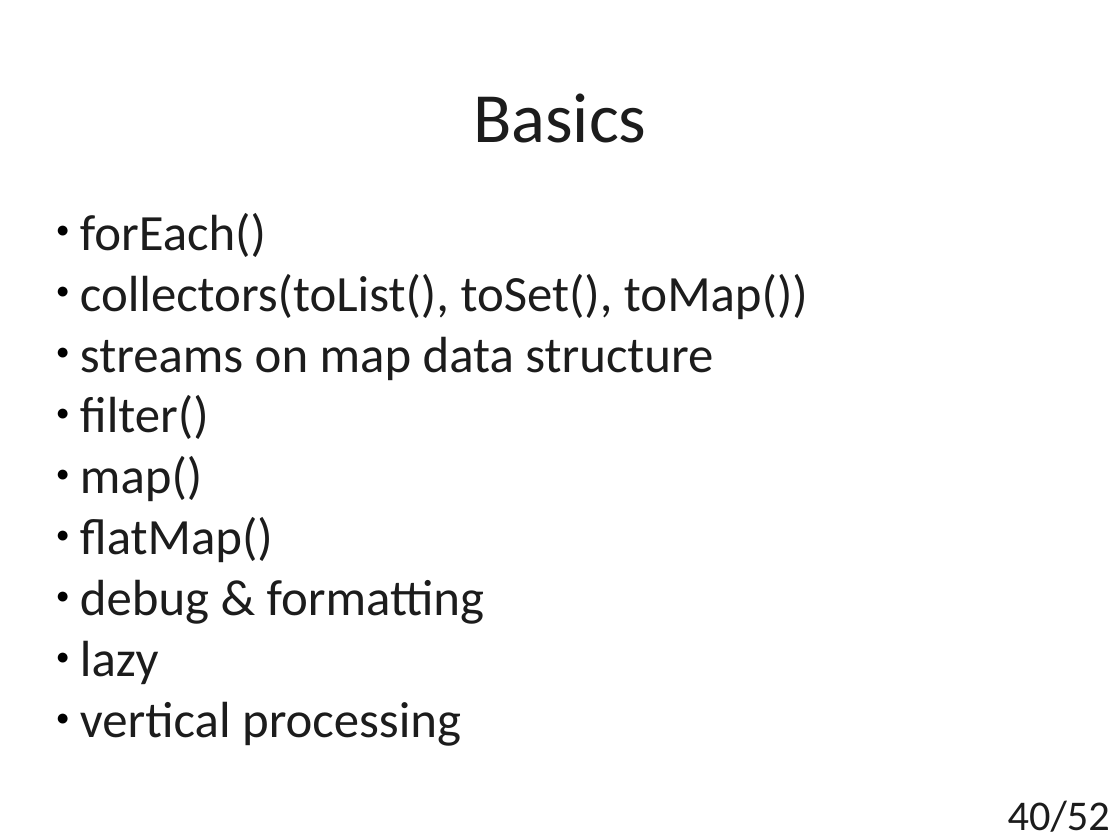
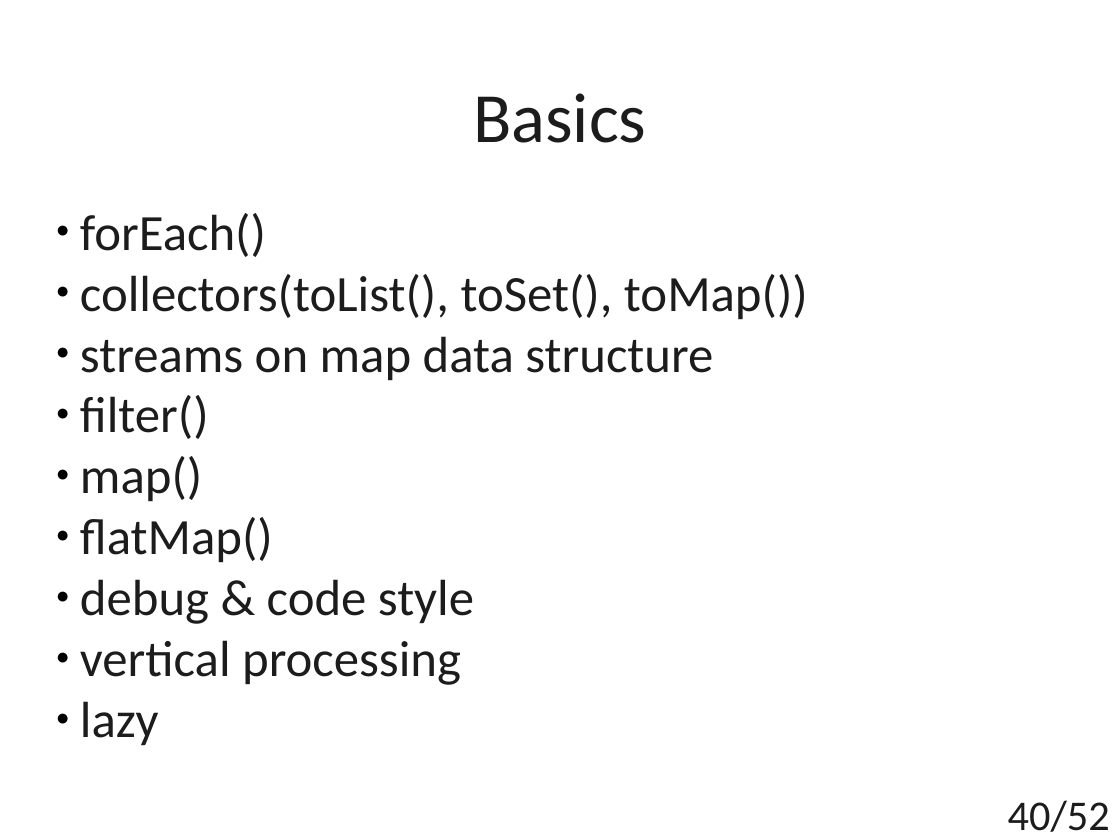
Before and after one commit to t4upl/java-streams-workshop, a slide deck: slide 40 of src/main/resources/editables/presentation.odp. Drawn at 1120x840 pixels with LibreOffice and Linux fonts; fonts in the diff are those of the drawing. Boxes give left, top, right and bottom in pixels: in the first picture for what was removed or moved away, otherwise in the second. Text is boxed around its words. In the diff, an @@ line names an element or a change of style, - is before the commit and + after.

Commit message:
BasicTest | Finished BasicTest

```diff
--- a/src/main/resources/editables/presentation.odp
+++ b/src/main/resources/editables/presentation.odp
@@ subtitle at bbox=[80, 579, 474, 685]: text changed @@
-● debug & formatting
+● debug & code style
+● vertical processing
@@ subtitle at bbox=[80, 701, 461, 746]: paragraph removed @@
-● vertical processing
```
Also in this commit, not shown: 7 other slides changed, 3 other files.
